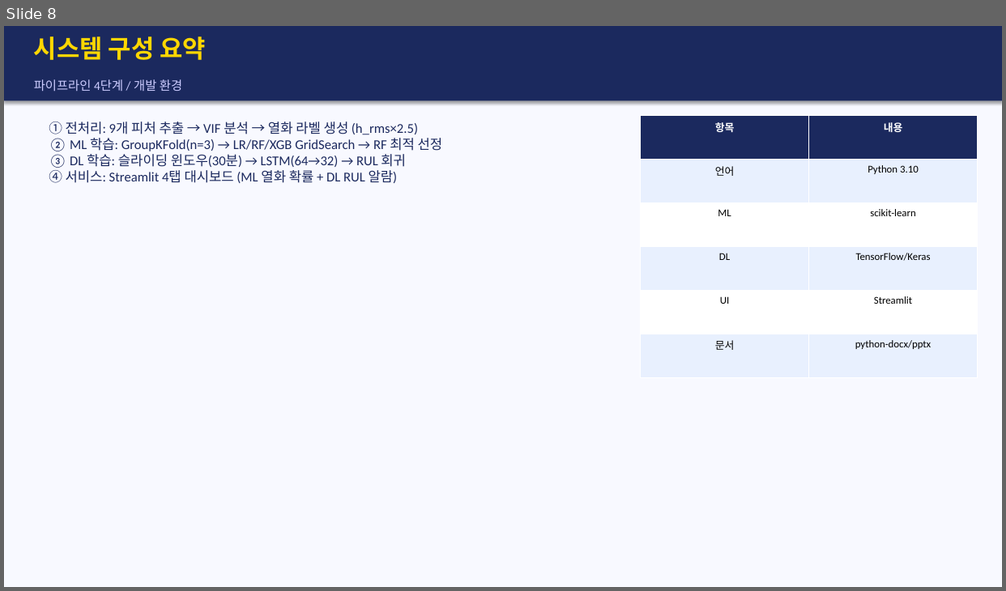
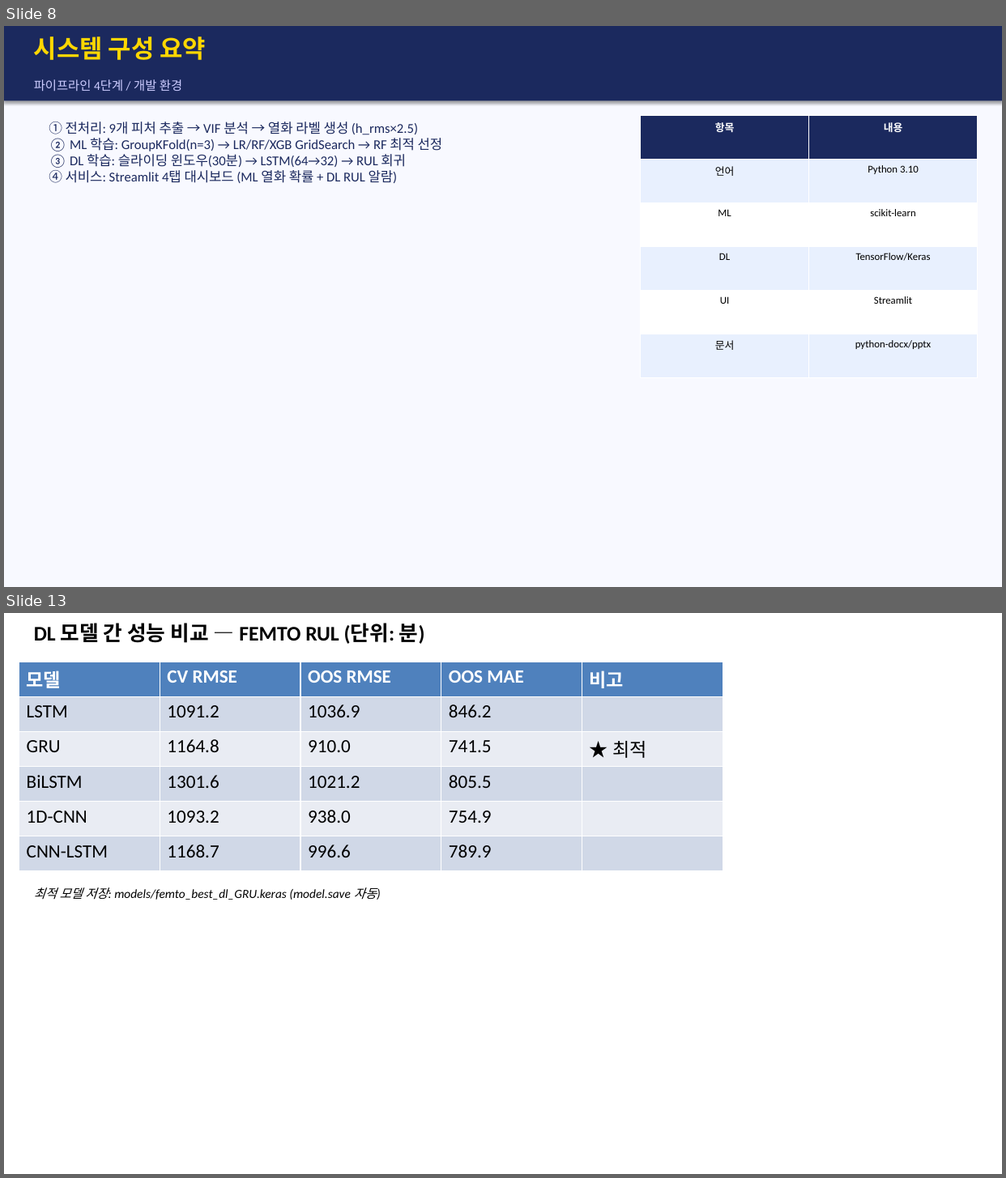
Before and after one commit to vapsnamheo-dev/AISOURCE, a slide deck: Homework/DL_FactoryAutomation/산출물/발표용_FEMTO_RUL_20260625.pptx. Shown one above the other, each under a label of ours: slide 8 before the commit, slides 8 and 13 after it; the slides between them are not shown. The pictures are 1006x591 and 1006x1178 pixels, drawn with LibreOffice and Linux fonts; fonts in the diff are those of the drawing. Boxes give left, top, right and bottom in pixels: in the first picture for what was removed or moved away, otherwise in the second. Text is boxed around its words. In the diff, an @@ line names an element or a change of style, - is before the commit and + after.

Commit message:
feat: DL 보고서 업데이트 — 필터튜닝/권장순서/Streamlit표/배치실험/PDF 추가
- 필터 수 튜닝 실험 결과 추가 (Milling 1D-CNN: 소형/기본/대형 3종 비교)
- 권장 HP 튜닝 순서 표 추가 (1순위~보완항목, 부록 A 포함)
- Streamlit 앱 기능 목록 표 추가 (ML/DL/LLM, 9개 탭/메뉴)
- 배치 크기 튜닝 실험 결과 추가 (FEMTO batch=16 → RMSE 12.5% 개선)
- PPT → PDF 변환 완료 (발표용_FEMTO_RUL_2개)
- classExample/dl.ipynb 외삽 검증 셀에 한국어 주석 추가
- preprocess_milling.py shuffle=False 수정 (stratify 제거)
- models/batch_tune_results.json, filter_tune_results.json 추가
- data/milling_{train,test,norm}.npz 추가

```diff
--- a/Homework/DL_FactoryAutomation/산출물/발표용_FEMTO_RUL_20260625.pptx
+++ b/Homework/DL_FactoryAutomation/산출물/발표용_FEMTO_RUL_20260625.pptx
@@ slide 13 added at [4,613,1002,1174], background #FFFFFF @@
@@ text added at [34,623,425,644], 20 pt, text #000000, bold @@
+DL 모델 간 성능 비교 — FEMTO RUL (단위: 분)
@@ table added at [19,662,722,871], 6 rows, 5 columns @@
+모델 | CV RMSE | OOS RMSE | OOS MAE | 비고
+LSTM | 1091.2 | 1036.9 | 846.2 | 
+GRU | 1164.8 | 910.0 | 741.5 | ★ 최적
+BiLSTM | 1301.6 | 1021.2 | 805.5 | 
+1D-CNN | 1093.2 | 938.0 | 754.9 | 
+CNN-LSTM | 1168.7 | 996.6 | 789.9 | 
@@ text added at [34,888,377,900], 12 pt, text #000000, italic @@
+최적 모델 저장: models/femto_best_dl_GRU.keras (model.save 자동)
```
Also in this commit, not shown: 15 other slides added, 22 other files.
